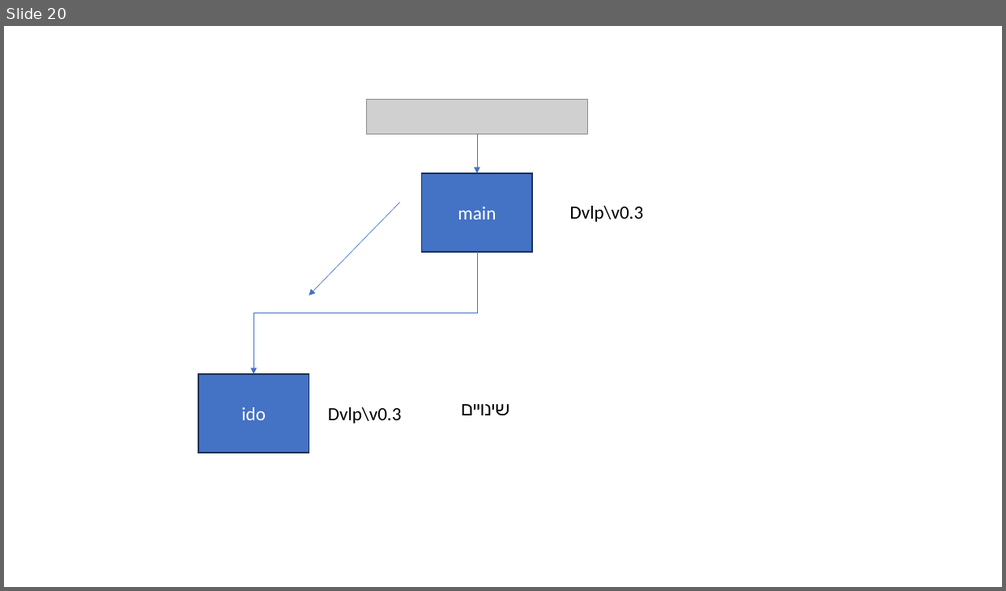
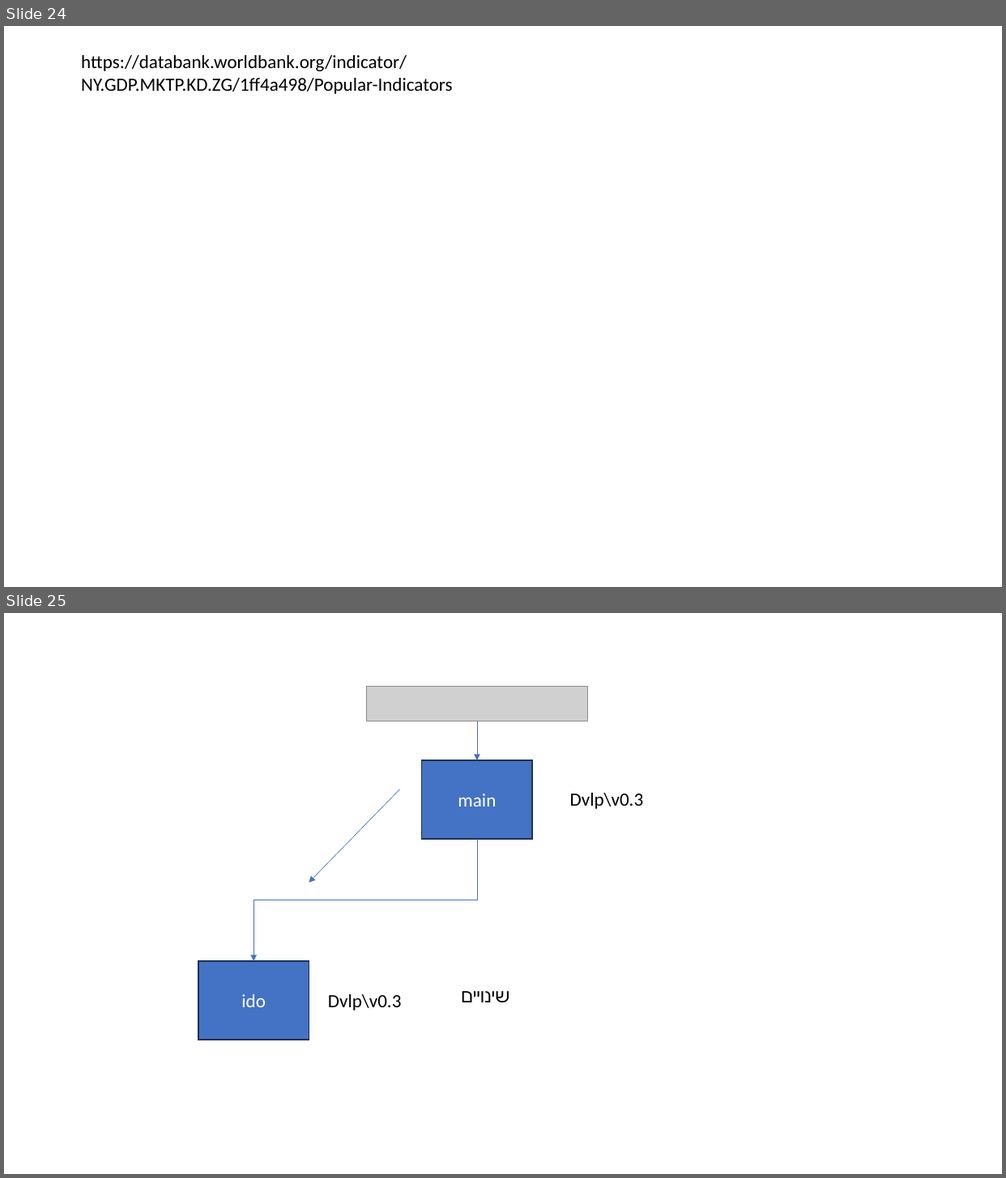
Before and after one commit to MOTRoundTables/ScenarioBank, a slide deck: doc/ScnLibApp.pptx. Shown one above the other, each under a label of ours: slide 20 before the commit, slides 24 and 25 after it. The pictures are 1006x591 and 1006x1178 pixels, drawn with LibreOffice and Linux fonts; fonts in the diff are those of the drawing; grey boxes stand for pictures; background and template pictures are left out. Boxes give left, top, right and bottom in pixels: in the first picture for what was removed or moved away, otherwise in the second. Text is boxed around its words. In the diff, an @@ line names an element or a change of style, - is before the commit and + after.

```diff
--- a/doc/ScnLibApp.pptx
+++ b/doc/ScnLibApp.pptx
@@ slide 24 added at (4,26,1002,587), background picture (left out) @@
@@ text added at (81,55,452,94), 18 pt, text #000000 @@
+https://databank.worldbank.org/indicator/NY.GDP.MKTP.KD.ZG/1ff4a498/Popular-Indicators
@@ what was slide 20 is now slide 25 @@
```
Also in this commit, not shown: 8 slides changed, 6 other slides added, 2 slides removed, 4 other files.
